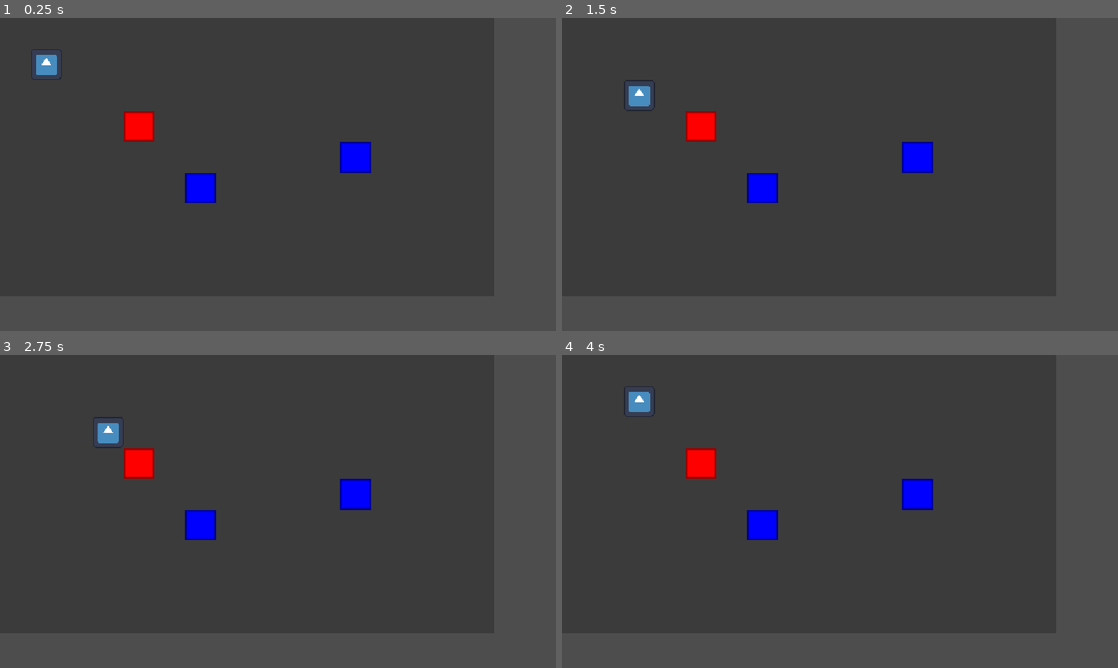
Above: before the commit, frames 1-4 (two rows, left to right).
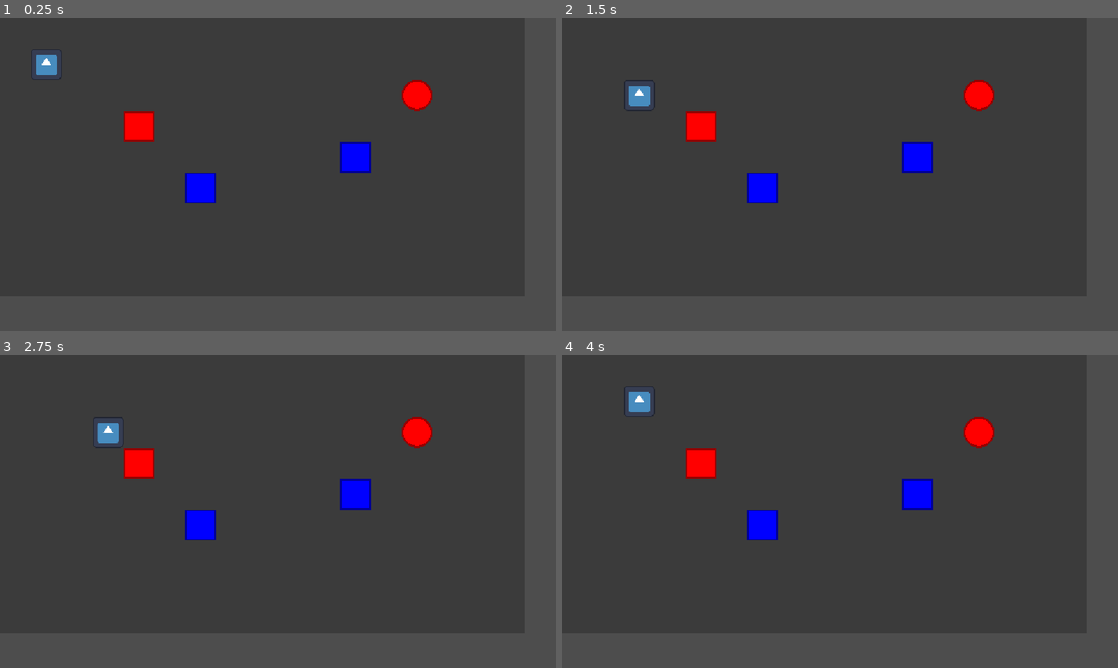
Above: after the commit, the same moments.

Repository: NoveritaDev/Colourbind
Game: Godot game, scene res://scenes/test_scenes/alex_test_scene.tscn
Two runs of this game, one before a commit and one after it. Both use one fixed random seed, a clock stepped at 60 frames per second and the inputs below. The engine's default icon, where the game draws it, is replaced by a stand-in: a white triangle on a blue panel in a dark square.
Inputs:
- Up to frame 1 (0.25 s): no input
- Up to frame 2 (1.5 s): tap Enter at 0.5 s; hold D (move_right) 0.53-1.28 s; tap M at 0.6, 1.35 s; tap Space at 1.25 s; hold S (move_down) from 1.28 s (still down)
- Up to frame 3 (2.75 s): tap Enter at 2 s; release S (move_down) at 2.03 s; hold D (move_right) from 2.03 s (still down); tap M at 2.1 s
- Up to frame 4 (4 s): tap Space at 2.75 s; release D (move_right) at 2.78 s; hold W (move_up) 2.78-3.53 s; tap M at 2.85, 3.6 s; tap Enter at 3.5 s; hold A (move_left) from 3.53 s (still down)

The runs differ from the first frame. In frame 1, 0.5% of the frame differs, in the area x 22-78%, y 19-59%; in frame 2, 0.5%; in frame 3, 0.5%; in frame 4, 0.5%.

Commit message:
Buttons! and minor changes
Added buttons that press only when the specified color box is on the same tile. Checks are only sent out when a box push occurs

Diff:
--- /dev/null
+++ b/scenes/game_objects/box.gd
@@ -0,0 +1,9 @@
+class_name Pushable
+extends GameObject
+
+static var MAX_PUSH_COUNT = 2 # -1 means infinite boxes
+
+func _ready() -> void:
+	super._ready()
+	if color == OBJ_COLOR.NONE:
+		print("This box has no color, is that on purpose?")
--- a/scenes/game_objects/box.tscn
+++ b/scenes/game_objects/box.tscn
@@ -1,12 +1,11 @@
 [gd_scene format=3 uid="uid://cuqomjcc84dsx"]
 
-[ext_resource type="Script" uid="uid://bf5gmevl5olyt" path="res://scenes/game_objects/game_object.gd" id="1_761wl"]
+[ext_resource type="Script" uid="uid://6u7smwwwwxul" path="res://scenes/game_objects/box.gd" id="1_761wl"]
 [ext_resource type="Texture2D" uid="uid://coey3sdq30sxi" path="res://assets/textures/WhiteSquare.png" id="2_11yiq"]
 
 [node name="Box" type="Node2D" unique_id=874453324]
+texture_filter = 1
 script = ExtResource("1_761wl")
-color = 2
-pushable = true
 metadata/_custom_type_script = "uid://bf5gmevl5olyt"
 
 [node name="Sprite2D" type="Sprite2D" parent="." unique_id=657374925]
--- /dev/null
+++ b/scenes/game_objects/button.gd
@@ -0,0 +1,41 @@
+class_name PushButton
+extends GameObject
+
+var activated : bool
+
+signal s_activation(change: bool)
+
+func press() -> void:
+	activated = true
+	s_activation.emit(activated)
+	print("Pressed!") #**
+
+func depress() -> void:
+	activated = false
+	s_activation.emit(activated)
+	print("Depressed!") #**
+
+func check_for_box() -> void:
+	if color == OBJ_COLOR.NONE:
+		return
+
+	var cell := GRID.get_at(GRID.world_to_grid(position))
+
+	var obj_found := false
+	for obj in cell.objs:
+		if obj is Pushable && obj.color == color:
+			if !activated:
+				press()
+			obj_found = true
+			break
+
+	if !obj_found && activated:
+		depress()
+
+
+func _ready() -> void:
+	super._ready()
+	if color == OBJ_COLOR.NONE:
+		print("This button has no color, is that on purpose?")
+
+	GRID.s_box_moved.connect(check_for_box)
--- /dev/null
+++ b/scenes/game_objects/button.tscn
@@ -0,0 +1,12 @@
+[gd_scene format=3 uid="uid://d28b4nu3hm2ji"]
+
+[ext_resource type="Script" uid="uid://yw5pxikgqrqy" path="res://scenes/game_objects/button.gd" id="1_ybjr1"]
+[ext_resource type="Texture2D" uid="uid://8g4q2brr2s1c" path="res://assets/textures/WhiteCircle.png" id="2_5ktqh"]
+
+[node name="Button" type="Node2D" unique_id=1203081120]
+script = ExtResource("1_ybjr1")
+metadata/_custom_type_script = "uid://bf5gmevl5olyt"
+
+[node name="Sprite2D" type="Sprite2D" parent="." unique_id=766157425]
+texture_filter = 1
+texture = ExtResource("2_5ktqh")
--- a/scenes/game_objects/game_object.gd
+++ b/scenes/game_objects/game_object.gd
@@ -18,8 +18,8 @@
 }
 
 @export var color : OBJ_COLOR
-@export var pushable : bool
 
 
 func _ready() -> void:
 	modulate = color_dict[color]
+	print(modulate)
--- a/scenes/game_objects/grid.gd
+++ b/scenes/game_objects/grid.gd
@@ -9,6 +9,8 @@
 @export_range(1, 1024) var grid_height : int = 16
 @export_range(1, 256) var tile_size : int = 64
 @onready var tile_offset := tile_size / 2
+
+signal s_box_moved
 
 class Cell:
 	var objs: Array[GameObject]
@@ -65,39 +67,43 @@
 	obj.position = grid_to_world(new_pos)
 
 # Recursive function to handle pushing "trains" of blocks
-func push(pos: Vector2i, dir: Vector2i) -> bool:
-	print("current pos %s" % pos) #**
-	print("next pos %s" % (pos + dir)) #**
+# max_iters functions as the maximum boxes that can be pushed at once (-1 for infinite)
+func push(pos: Vector2i, dir: Vector2i, max_recurs: int) -> bool:
 	if dir.length() != 1:
 		print("Given push direction does not have a magnitude of 1")
 		return false
 
-	if get_at(pos + dir) == null || get_at(pos + dir).stop:
-		print("Could not push, wall at %s" % (pos + dir))
+	if get_at(pos) == null || get_at(pos).stop:
+		print("Could not push, wall at %s" % pos)
 		return false
 
 	var pushable_at_pos := false
-	for obj in get_at(pos + dir).objs:
-		if obj.pushable:
+	for obj in get_at(pos).objs:
+		if obj is Pushable:
 			pushable_at_pos = true
 			break
 
-	if pushable_at_pos && !push(pos + dir, dir):
-		return false
+	if pushable_at_pos:
+		if max_recurs == 0:
+			print("Cannot push more than %d box(es)" % Pushable.MAX_PUSH_COUNT)
+			return false
+		if !push(pos + dir, dir, max_recurs - 1):
+			return false
 
 	for obj in get_at(pos).objs:
-		print("?") #**
-		if obj.pushable:
-			print(obj) #**
-			print(pos + dir)
+		if obj is Pushable:
 			move(obj, pos + dir)
+
+	# Only emit the signal to check at the end of the recursion
+	if max_recurs == Pushable.MAX_PUSH_COUNT:
+		s_box_moved.emit()
 
 	return true
 
 	# Recursively check if next tile is pushable to
 	# Any empty space cascades back pushing all objects forward
 	# Any blocked space cascades back halting all object movement
-	# Starts at player position and moves to the last position before a stop cell
+	# Starts at player next position and goes until reaching a stop cell
 
 func load_grid() -> void:
 	for i in range(grid_width * grid_height):
@@ -111,17 +117,11 @@
 			place_at(child, pos)
 			child.position = grid_to_world(pos) # Move the object to the nearest grid position
 
+func _enter_tree() -> void:
+	GameObject.GRID = self
 
 func _ready() -> void:
-	GameObject.GRID = self
 	$Background.size = Vector2i(grid_width * tile_size, grid_height * tile_size)
 	$Background.position = position
 	load_grid()
 	load_grid_objs()
-
-
-func test() -> void:
-	for i in range(grid_width):
-		for j in range(grid_height):
-			if i == 0 || j == 0:
-				get_at(Vector2i(i, j)).stop = true
--- a/scenes/player.gd
+++ b/scenes/player.gd
@@ -4,7 +4,7 @@
 
 func move(dir: Vector2i) -> void:
 	var pos := GRID.world_to_grid(position)
-	if GRID.push(pos, dir):
+	if GRID.push(pos + dir, dir, Pushable.MAX_PUSH_COUNT):
 		GRID.move(self, pos + dir)
 
 
--- a/scenes/test_scenes/alex_test_scene.tscn
+++ b/scenes/test_scenes/alex_test_scene.tscn
@@ -3,10 +3,12 @@
 [ext_resource type="PackedScene" uid="uid://57xo3k2lm642" path="res://scenes/game_objects/grid.tscn" id="1_qqs75"]
 [ext_resource type="PackedScene" uid="uid://bb7yi4mxkv7q3" path="res://scenes/player.tscn" id="2_dduva"]
 [ext_resource type="PackedScene" uid="uid://cuqomjcc84dsx" path="res://scenes/game_objects/box.tscn" id="3_dduva"]
+[ext_resource type="PackedScene" uid="uid://d28b4nu3hm2ji" path="res://scenes/game_objects/button.tscn" id="4_cg7a2"]
 
 [node name="AlexTestScene" type="Node2D" unique_id=615450944]
 
 [node name="Grid" parent="." unique_id=2044820807 instance=ExtResource("1_qqs75")]
+grid_width = 17
 grid_height = 9
 
 [node name="Player" parent="Grid" unique_id=187205818 instance=ExtResource("2_dduva")]
@@ -14,10 +16,16 @@
 
 [node name="Box" parent="Grid" unique_id=874453324 instance=ExtResource("3_dduva")]
 position = Vector2(416, 352)
+color = 2
 
 [node name="Box2" parent="Grid" unique_id=1267091128 instance=ExtResource("3_dduva")]
 position = Vector2(736, 288)
+color = 2
 
 [node name="Box3" parent="Grid" unique_id=1350866676 instance=ExtResource("3_dduva")]
 position = Vector2(288, 224)
 color = 1
+
+[node name="Button" parent="Grid" unique_id=1203081120 instance=ExtResource("4_cg7a2")]
+position = Vector2(864, 160)
+color = 1
Binary file added: assets/textures/WhiteCircle.png
Not shown, added: assets/textures/WhiteCircle.png.import
Not shown, added: scenes/game_objects/box.gd.uid
Not shown, added: scenes/game_objects/button.gd.uid
